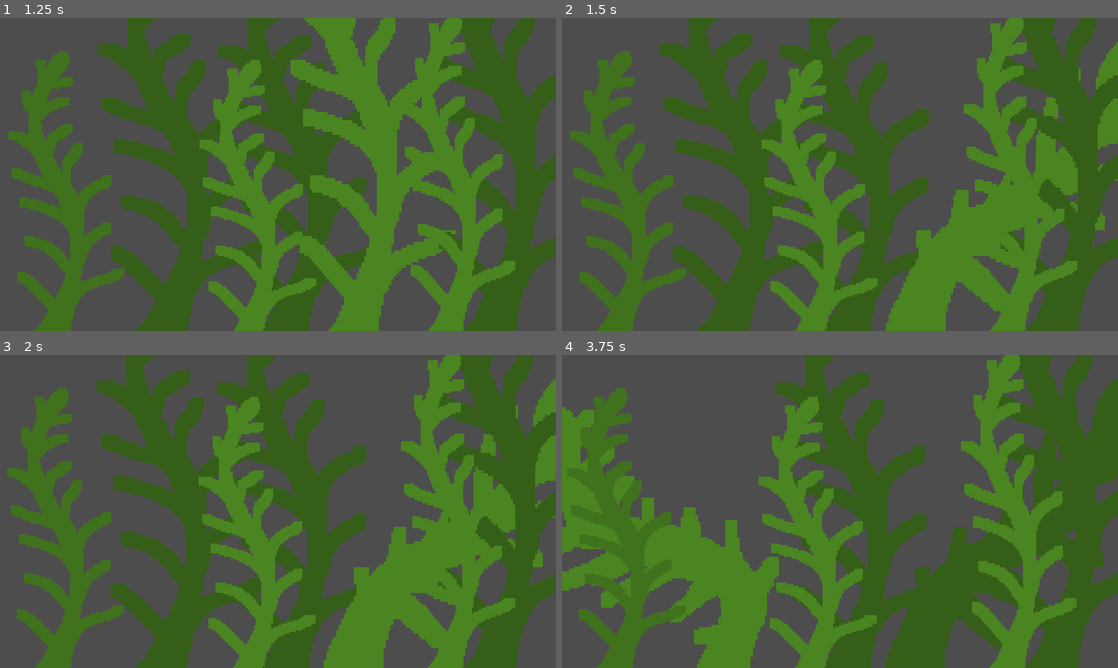
Above: before the commit, frames 1-4 (two rows, left to right).
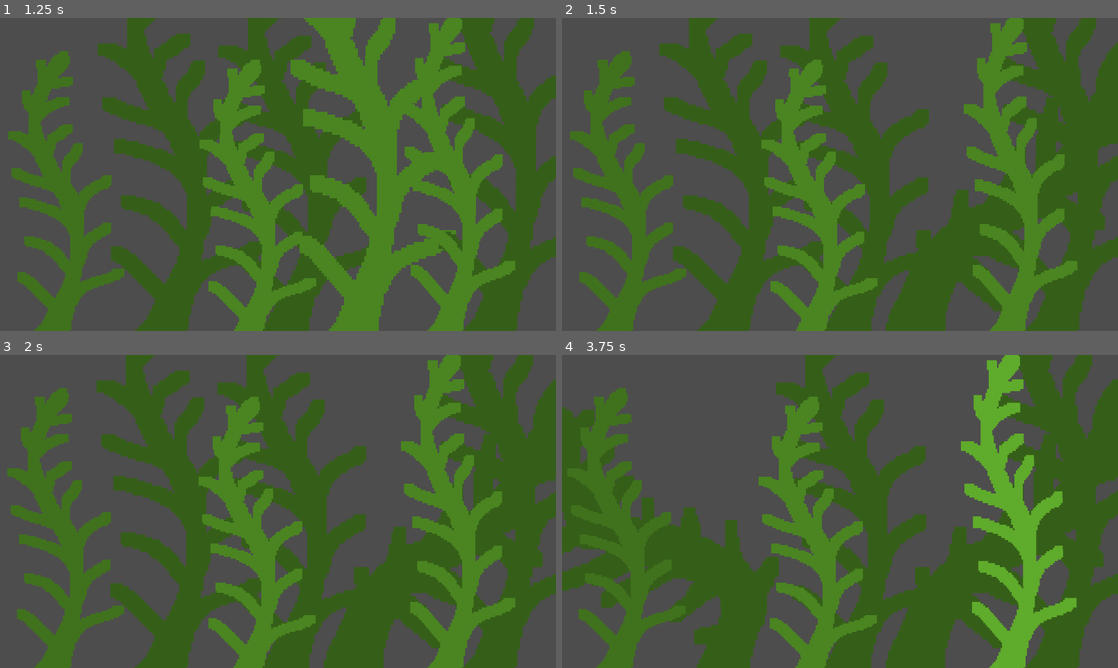
Above: after the commit, the same moments.

Repository: heinrichstr/adventure-game
Game: Godot game, scene res://scenes/forage/meadow-1.tscn
Two runs of this game, one before a commit and one after it. Both use one fixed random seed, a clock stepped at 60 frames per second and the inputs below. This scene is started directly instead of the project's main scene.
Inputs (mouse positions are in pixels of both pictures, inside the frame that each line leads up to):
- Up to frame 1 (1.25 s): move the mouse to (316, 118) at 0.52 s; press the mouse at (316, 118) at 0.53 s
- Up to frame 2 (1.5 s): move the mouse to (945, 83) at 1.27 s; release the mouse at (945, 83) at 1.28 s; click (945, 83) at 1.35 s
- Up to frame 3 (2 s): no input
- Up to frame 4 (3.75 s): move the mouse to (1084, 414) at 2.02 s; press the mouse at (1084, 414) at 2.03 s; move the mouse to (756, 455) at 2.77 s; release the mouse at (756, 455) at 2.78 s; click (756, 455) at 2.85 s; move the mouse to (1029, 498) at 3.52 s; press the mouse at (1029, 498) at 3.53 s

Frame 1 is identical in both runs. In frame 2, 7.2% of the frame differs, in the area x 58-100%, y 7-100%; in frame 3, 7.2%; in frame 4, 16%, in the area x 0-93%, y 0-100%.
Error after the commit: Invalid access to property or key 'brushed_count' on a base object of type 'Nil'. (res://scenes/Actions.gd:63)

Commit message:
add dynamic background color with forage plants brushed aside

Diff:
--- a/ForageOverlay.gd
+++ b/ForageOverlay.gd
@@ -1,6 +1,8 @@
 extends Node2D
 #Container that loads in the forage game
 
+var brushed_count = 0
+var plant_count
 
 func _ready():
 	References.forageOverlay = self
@@ -27,6 +29,9 @@
 	tw.tween_property(self, "position", Vector2(0,1100), .5)
 	tw.tween_property(self, "modulate", Color(0, 0, 0, 1), .5)
 	tw.tween_property($TextureButton, "modulate", Color(1, 1, 1, 0), .25)
+	brushed_count = 0
+	plant_count = 0
+	$BackgroundColor.modulate = Color(0,0,0,1)
 	await tw.finished
 	Actions.playerInput = true
 	Actions.worldInput = true
@@ -40,3 +45,10 @@
 	var forageInstance = load(instancePath)
 	var forage = forageInstance.instantiate()
 	$Forage.add_child(forage)
+	plant_count = $Forage.get_child(0).get_child_count()
+
+
+func handle_plant_state_update():
+	if brushed_count < plant_count:
+		var colorBalance = float(brushed_count)/float(plant_count + 1)
+		$BackgroundColor.modulate = Color(colorBalance,colorBalance,colorBalance,1)
--- a/scenes/Actions.gd
+++ b/scenes/Actions.gd
@@ -57,3 +57,8 @@
 
 func _on_forage_overlay_close_btn():
 	References.forageOverlay.hide_overlay()
+
+
+func _on_clicked_plant(_from_node):
+	References.forageOverlay.brushed_count += 1
+	References.forageOverlay.handle_plant_state_update()
--- a/scenes/forage/meadow-1.gd
+++ b/scenes/forage/meadow-1.gd
@@ -4,10 +4,11 @@
 var activePlants = []
 var top_plant
 var top_plant_z = -1
+signal clicked_plant(_from_node)
 
 # Called when the node enters the scene tree for the first time.
 func _ready():
-	pass
+	connect("clicked_plant", Actions._on_clicked_plant)
 
 
 func _unhandled_input(event):
@@ -19,6 +20,9 @@
 		else:
 			top_plant.get_node("AnimatedSprite2D").frame = 2
 			top_plant.brushed_aside = true
+
+		top_plant = null
+		emit_signal("clicked_plant", self)
 
 	#if not click, decide which plant under the mouse is on top
 	else:
--- a/scenes/ui/ForageOverlay.tscn
+++ b/scenes/ui/ForageOverlay.tscn
@@ -16,6 +16,7 @@
 offset = Vector2(160, 90)
 
 [node name="BackgroundColor" type="Sprite2D" parent="."]
+modulate = Color(0, 0, 0, 1)
 position = Vector2(960, 540)
 scale = Vector2(6.18667, 6.35)
 texture = ExtResource("3_njw3t")
